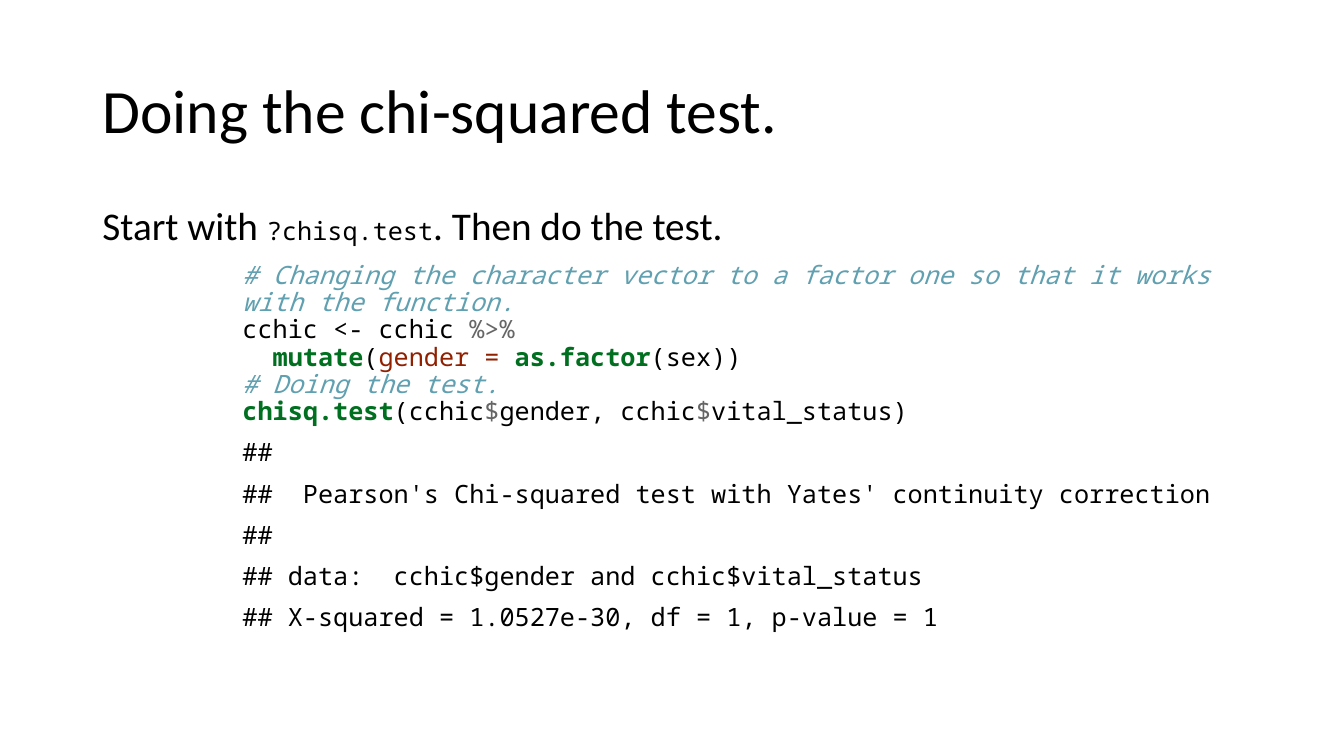
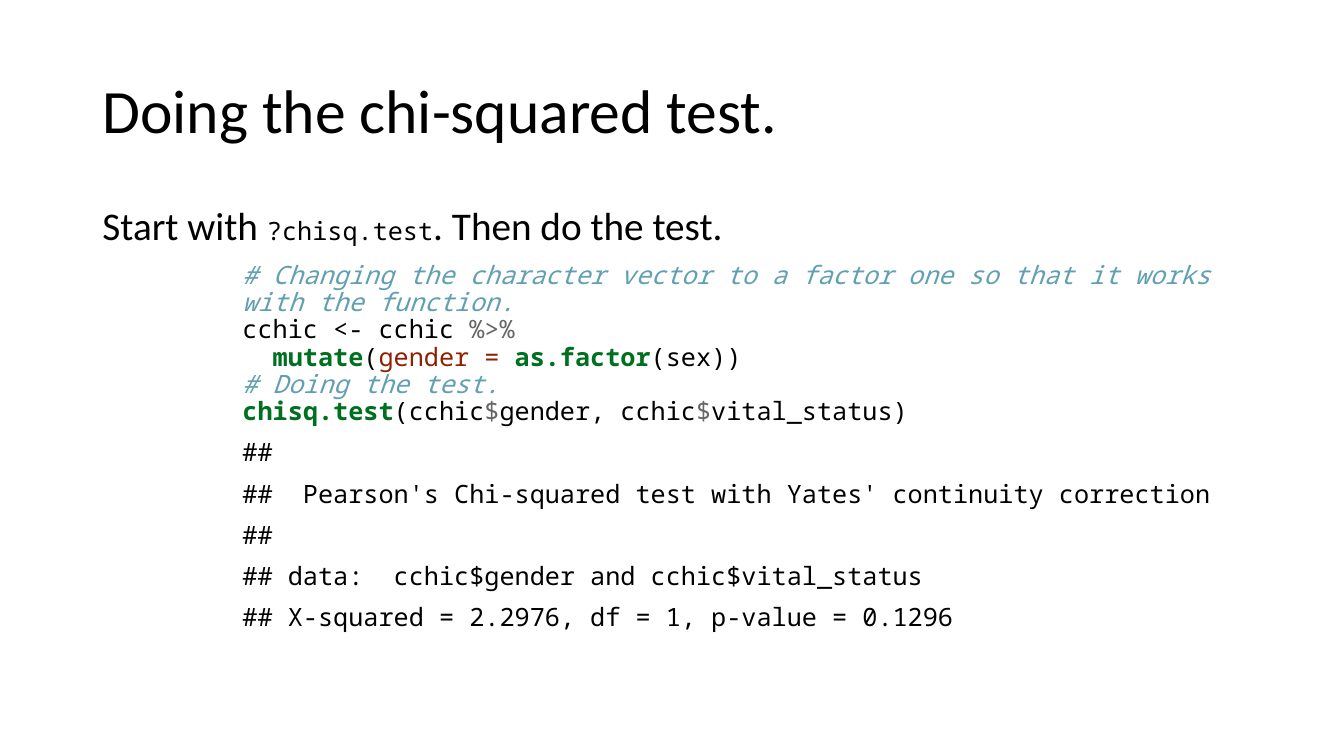
Before and after one commit to uclh-criu/learning-datascience, a slide deck: slide 37 of Workshops/Workshop6.pptx. Drawn at 1344x756 pixels with LibreOffice and Linux fonts; fonts in the diff are those of the drawing. Boxes give left, top, right and bottom in pixels: in the first picture for what was removed or moved away, otherwise in the second. Text is boxed around its words. In the diff, an @@ line names an element or a change of style, - is before the commit and + after.

Commit message:
Minor changes to data source

```diff
--- a/Workshops/Workshop6.pptx
+++ b/Workshops/Workshop6.pptx
@@ text at (288,484,1210,632): text changed @@
-##
-## Pearson's Chi-squared test with Yates' continuity correction
-##
-## data: cchic$gender and cchic$vital_status
-## X-squared = 1.0527e-30, df = 1, p-value = 1
+##
+## Pearson's Chi-squared test with Yates' continuity correction
+##
+## data: cchic$gender and cchic$vital_status
+## X-squared = 2.2976, df = 1, p-value = 0.1296
```
Also in this commit, not shown: 4 other slides changed, 7 other files.
